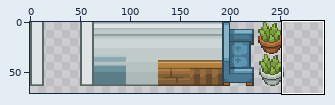
A sprite sheet gets an edit: img/sprite.png. Above, an overview of the earlier version with the close-up marked.
Close-up. Before:
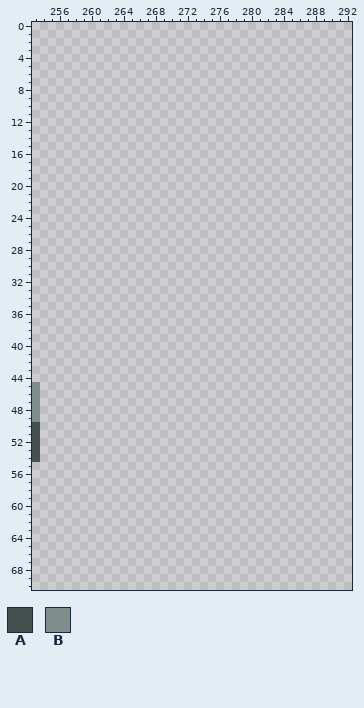
The file is 304x304 pixels. Colours within 5 levels of each other are drawn and written as one. Shown: x 253..292, y 0..70. The wide view leaves out empty margins.
Palette (. is transparent): A #45504e  B #7d8e8b
Pixels before (only the part around the change), first column x 253:
 0 ........................................
 1 ........................................
 2 ........................................
 3 ........................................
 4 ........................................
 5 ........................................
 6 ........................................
 7 ........................................
 8 ........................................
 9 ........................................
10 ........................................
11 ........................................
12 ........................................
13 ........................................
14 ........................................
15 ........................................
16 ........................................
17 ........................................
18 ........................................
19 ........................................
20 ........................................
21 ........................................
22 ........................................
23 ........................................
24 ........................................
25 ........................................
26 ........................................
27 ........................................
28 ........................................
29 ........................................
30 ........................................
31 ........................................
32 ........................................
33 ........................................
34 ........................................
35 ........................................
36 ........................................
37 ........................................
38 ........................................
39 ........................................
40 ........................................
41 ........................................
42 ........................................
43 ........................................
44 ........................................
45 B.......................................
46 B.......................................
47 B.......................................
48 B.......................................
49 B.......................................
50 A.......................................
51 A.......................................
52 A.......................................
53 A.......................................
54 A.......................................
55 ........................................
56 ........................................
57 ........................................
58 ........................................
59 ........................................
60 ........................................
61 ........................................
62 ........................................
63 ........................................
64 ........................................
65 ........................................
66 ........................................
The same view after the edit:
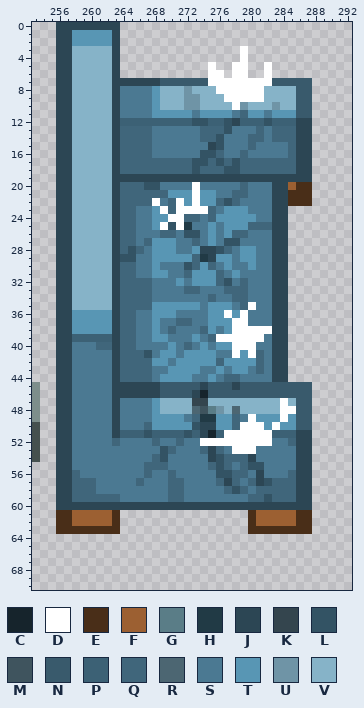
Colours new in this view: C #16242c  D #ffffff  E #492e18  F #9c6032  G #5a7d87  H #213a45  J #2c4654  K #34454e  L #335364  M #3f545e  N #395a6c  P #3c6175  Q #40667b  R #4c6672  S #4b7992  T #5896b4  U #6f94a6  V #86b3c8
From old to new:
y 0: x 256..263 ........ -> JJJJJJJJ
y 1..2: x 256..263 ........ -> JJTTTTTJ
y 3..4: x 256..263 ........ -> JJVVVVVJ; x 279 . -> D
y 5: x 256..263 ........ -> JJVVVVVJ; x 275 . -> D; x 278..279 .. -> DD; x 282 . -> D
y 6: x 256..263 ........ -> JJVVVVVJ; x 275..276 .. -> DD; x 278..279 .. -> DD; x 282 . -> D
y 7: x 256..287 ................................ -> JJVVVVVJJJJJJNNNNNNDDDDDDDDNNNNN
y 8: x 256..287 ................................ -> JJVVVVVJSSSSTVVVUVVVDDDDDDVVVVNN
y 9: x 256..287 ................................ -> JJVVVVVJSSSSTVVVUUVVVDDDDDVVVVNN
y 10: x 256..287 ................................ -> JJVVVVVJSSSSTVVVUUVVVVDUVVVUVVNN
y 11: x 256..287 ................................ -> JJVVVVVJSSSSTTTTTSTTTTSQTTSTTTNN
y 12: x 256..287 ................................ -> JJVVVVVJPPPPPPPPPLLPPLJPPPLPPPJJ
y 13: x 256..287 ................................ -> JJVVVVVJQQQQSSSSSSQQQLSSSQSQQQJJ
y 14: x 256..287 ................................ -> JJVVVVVJQQQQSSSSSSQQLSSSQQSQQQJJ
y 15: x 256..287 ................................ -> JJVVVVVJQQQQSSSSSSSJLSSSQSSSSQJJ
y 16: x 256..287 ................................ -> JJVVVVVJQQQQSSSSSSLLQSSQSSSSSQJJ
y 17: x 256..287 ................................ -> JJVVVVVJQQQQQQQQQLLQLQLQQQQQQQJJ
y 18: x 256..287 ................................ -> JJVVVVVJQQQQQQQQQLQQQLLQQQQQQQJJ
y 19: x 256..287 ................................ -> JJVVVVVJJJJJJJJJJJJJJJJJJJJJJJJJ
y 20: x 256..287 ................................ -> JJVVVVVJQQQLLSSSSDSSSSSQSSSJJFEE
y 21: x 256..287 ................................ -> JJVVVVVJQQQQQQTTTDTTSSQQSSSJJEEE
y 22: x 256..287 ................................ -> JJVVVVVJQQQQDSQDTDTTQLQSSSSJJEEE
y 23: x 256..284 ............................. -> JJVVVVVJQQSSTDQDDDDQSTTTSSSJJ
y 24: x 256..284 ............................. -> JJVVVVVJQQSSTTDDQQSQTTTTTSSJJ
y 25: x 256..284 ............................. -> JJVVVVVJQQSSTDLDHSSTSTTTQQQJJ
y 26: x 256..284 ............................. -> JJVVVVVJQQSSSQQSLLSTSTQQSSSJJ
y 27: x 256..284 ............................. -> JJVVVVVJQQSQTTTSSQSTSLLSSSSJJ
y 28: x 256..284 ............................. -> JJVVVVVJQLQSTTTSSTJJLQSTTSSJJ
y 29: x 256..284 ............................. -> JJVVVVVJLLSSTTTTTQHJTTSTTSSJJ
y 30: x 256..284 ............................. -> JJVVVVVJQQSSTSSSLQTQSTSSTSSJJ
y 31: x 256..284 ............................. -> JJVVVVVJQQSSTTSSQTTTQSTSSSSJJ
y 32: x 256..284 ............................. -> JJVVVVVJQQQQSSSTSTTTQLSQSSSJJ
y 33: x 256..284 ............................. -> JJVVVVVJQQQQSSSSQQSSSQQQSSSJJ
y 34: x 256..284 ............................. -> JJVVVVVJQQQQSSSSSSSQSSQQSSSJJ
y 35: x 256..284 ............................. -> JJVVVVVJQQQQTTTTTTSTTTSQDSSJJ
y 36: x 256..284 ............................. -> JJTTTTTJQQSSTTTSSSSTTDTDSSSJJ
y 37: x 256..284 ............................. -> JJTTTTTJQQSSTSSQQSSTTTDDSSSJJ
y 38: x 256..284 ............................. -> JJTTTTTJQQSSTSQSSSQTSTDDDDDJJ
y 39: x 256..284 ............................. -> JJPPPPPJQQSSTTSSSTSQDDDDDDSJJ
y 40: x 256..284 ............................. -> JJSSSQQJQQSSSSTSQSTSTTDDDSSJJ
y 41: x 256..284 ............................. -> JJSSSSSJQQQLSTTSTTTTSSDTDQSJJ
y 42: x 256..284 ............................. -> JJSSSSSJQQQQTTSTTTTTQTTTTQSJJ
y 43: x 256..284 ............................. -> JJSSSSSJQQQQSSTTTTSSTSTTSQSJJ
y 44: x 256..284 ............................. -> JJSSSSSJQQQQSTTTTSSTSQQSSSSJJ
y 45: x 256..287 ................................ -> JJSSSSSJJJJJJNNNNNJNNNJNNNNNNNNN
y 46: x 256..287 ................................ -> JJSSSSSJJJJJJNNNNJCNNNNNNNNNNNNN
y 47: x 256..287 ................................ -> JJSSSSSJSSSSTVVVVKKVVVVVVVVVDVNN
y 48: x 256..287 ................................ -> JJSSSSSJSSSSTVVVVRMGUVRVVVVVDDNN
y 49: x 256..287 ................................ -> JJSSSSSJSSSSTTTTSQHHTTQSDTTTDTNN
y 50: x 256..287 ................................ -> JJSSSSSJSSSQTTTTTLJJTTQDDDTDTTNN
y 51: x 256..287 ................................ -> JJSSSSSJPPPLPPPPLPJCPDDDDDDPPPJJ
y 52: x 256..287 ................................ -> JJSSSSSQSSSSQSSQSSDDDDDDDDDSSQJJ
y 53: x 256..287 ................................ -> JJSSSSSSSSSSSLQSSSQJQSDDDSSSSSJJ
y 54: x 256..287 ................................ -> JJSSSSSSSSSSQLSSSSSJLQQQJSSSSSJJ
y 55: x 256..287 ................................ -> JJSSSSSSSSSQQQSSSSSQLQSQLLSSSSJJ
y 56: x 256..287 ................................ -> JJQSSSSSSSSQSSQSSSSSLLQQSJSSSQJJ
y 57: x 256..287 ................................ -> JJQQQSSSSSQSSSQQSSSSQJQSQJLQQQJJ
y 58: x 256..287 ................................ -> JJQQQSSSSSSSSSQQSSSSSQLQSQQQQQJJ
y 59: x 256..287 ................................ -> JJQQQQQQSSSSSSQQSSSSSSSSQQLQQQJJ
y 60: x 256..287 ................................ -> JJJJJJJJJJJJJJJJJJJJJJJJJJJJJJJJ
y 61..62: x 256..263 ........ -> EEFFFFFE; x 280..287 ........ -> EFFFFFEE
y 63: x 256..263 ........ -> EEEEEEEE; x 280..287 ........ -> EEEEEEEE
